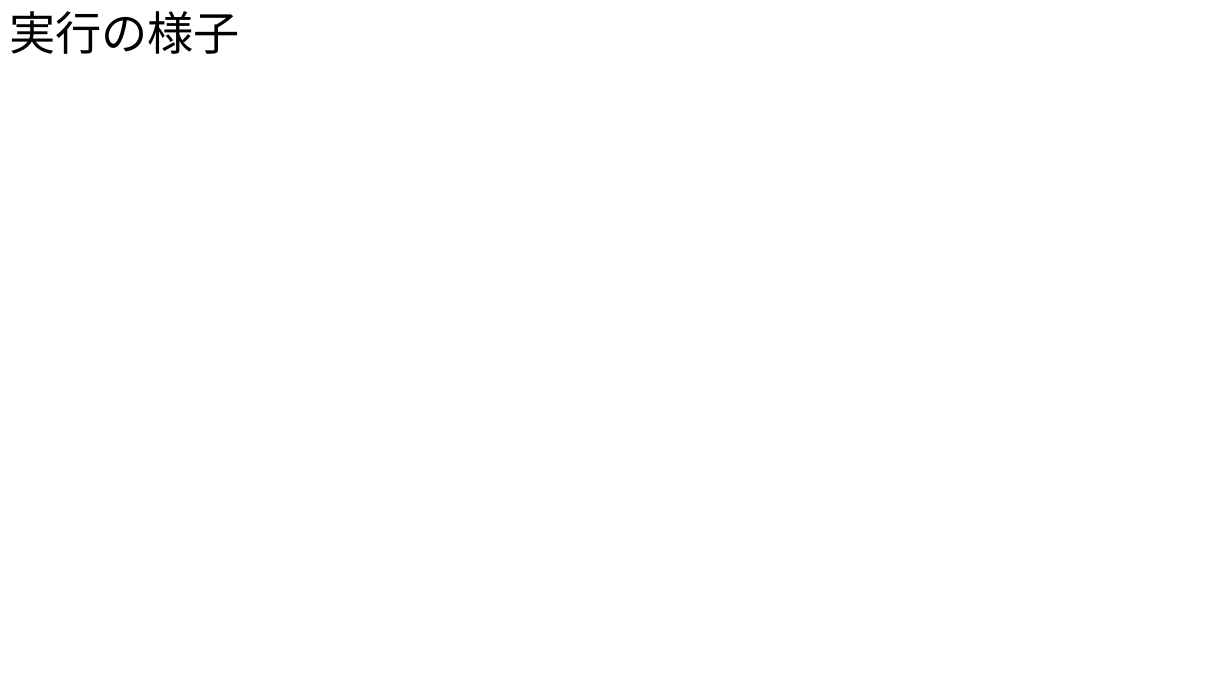
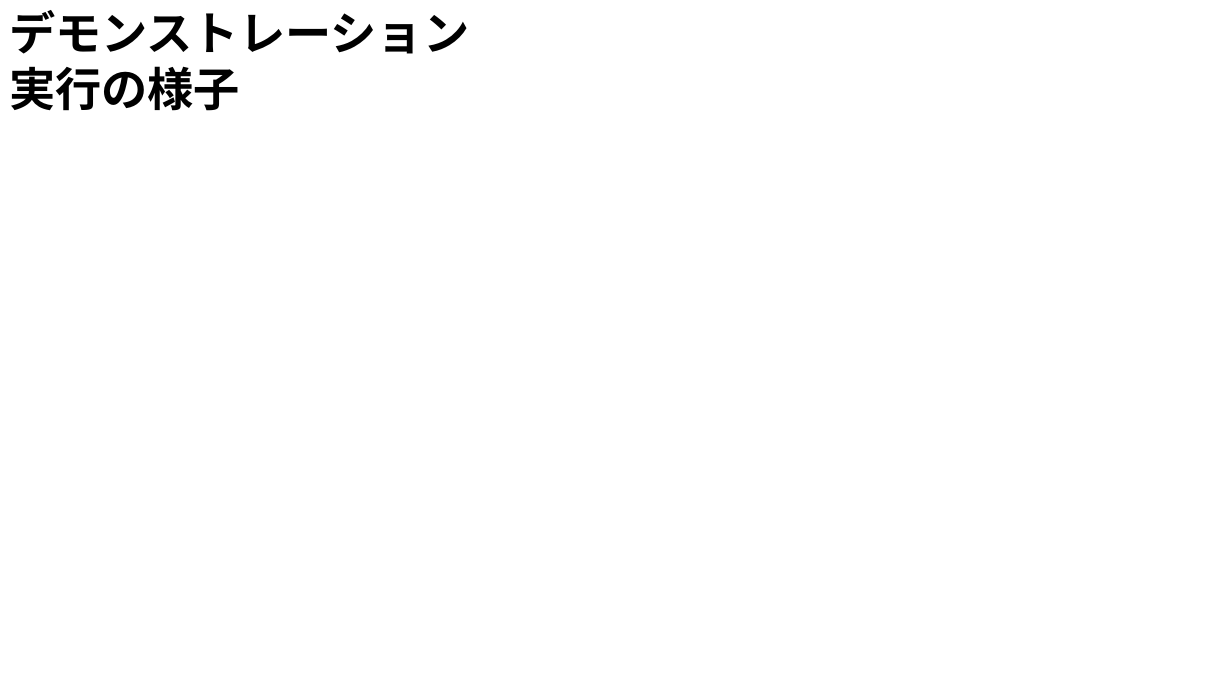
Before and after one commit to RUSAEXP12024/group17, a slide deck: slide 11 of SA組込み実験成果発表_17.pptx. Drawn at 1232x693 pixels with LibreOffice and Linux fonts; fonts in the diff are those of the drawing. Boxes give left, top, right and bottom in pixels: in the first picture for what was removed or moved away, otherwise in the second. Text is boxed around its words. In the diff, an @@ line names an element or a change of style, - is before the commit and + after.

```diff
--- a/SA組込み実験成果発表_17.pptx
+++ b/SA組込み実験成果発表_17.pptx
@@ text at [9, 10, 469, 54]: paragraph added @@
+デモンストレーション
@@ text at [9, 66, 240, 111]: bold on in "実行の様子" @@
```
Also in this commit, not shown: 9 other slides changed.
